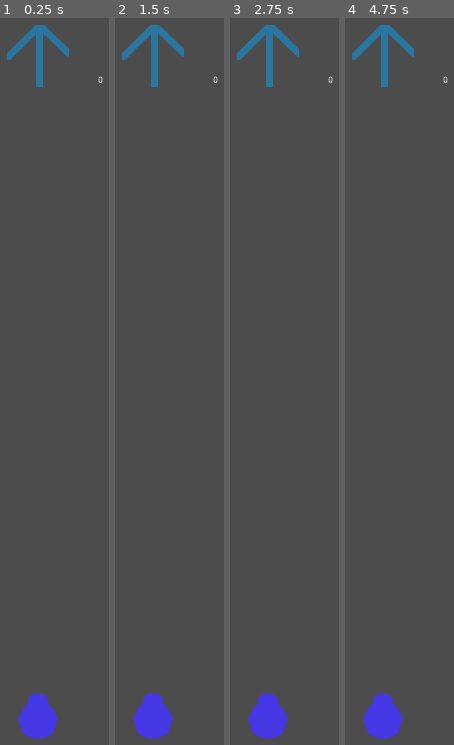
Above: before the commit, frames 1-4 (left to right).
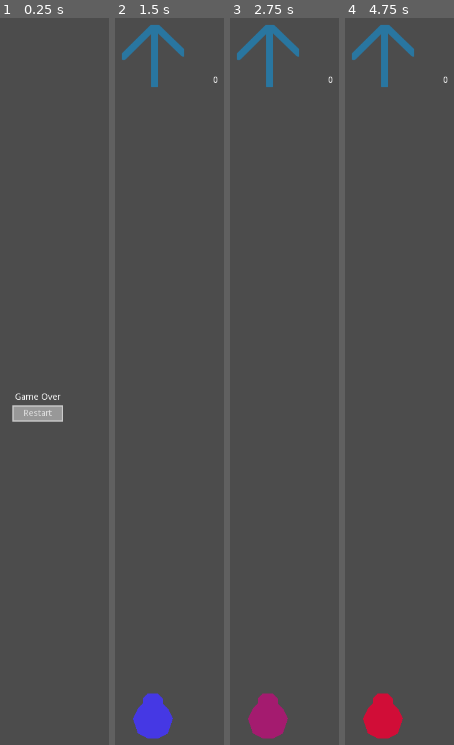
Above: after the commit, the same moments.

Repository: drarbego/payaso-de-equilibrio
Game: Godot game, scene res://GameOverMenu.tscn
Two runs of this game, one before a commit and one after it. Both use one fixed random seed, a clock stepped at 60 frames per second and the inputs below. Before the commit the project starts from res://Env.tscn.
Inputs (mouse positions are in pixels of both pictures, inside the frame that each line leads up to):
- Up to frame 1 (0.25 s): no input
- Up to frame 2 (1.5 s): click (153, 410) at 0.5 s, where only the run after the commit has a clickable "Restart"; tap Enter at 1.25 s
- Up to frame 3 (2.75 s): no input
- Up to frame 4 (4.75 s): no input

The runs differ from the first frame. In frame 1, 4.2% of the frame differs, in the area x 6-95%, y 0-100%; in frame 2, nothing differs; in frame 3, 1.7%; in frame 4, 1.7%.

Commit message:
add boxes, limits and tweaked controls

Diff:
--- a/Characters/Payasito.gd
+++ b/Characters/Payasito.gd
@@ -1,9 +1,12 @@
 extends KinematicBody2D
 
-var speed = 1000
+var speed = 950
 var damage_color = Color(1, 0, 0)
 onready var original_color = $Polygon2D.color
-var color_change_time = 0.5
+var color_change_time = 1.5
+var equilibrium = 100
+
+class_name Player
 
 
 func _physics_process(_delta):
@@ -17,10 +20,14 @@
 
 func _on_Hitbox_body_entered(body):
 	if body is Obstacle:
-		$Tween.interpolate_property($Polygon2D, "color", original_color, damage_color, color_change_time / 2)
-		$Tween.interpolate_callback(self, color_change_time / 2, "change_color")
-		$Tween.start()
+		self.handle_hit(body)
 
-func change_color():
+func handle_hit(obstacle):
+	self.equilibrium -= 10
+	$Tween.interpolate_property($Polygon2D, "color", original_color, damage_color, color_change_time / 2)
+	$Tween.interpolate_callback(self, color_change_time / 2, "transition_to_idle")
+	$Tween.start()
+
+func transition_to_idle():
 	$Tween.interpolate_property($Polygon2D, "color", damage_color, original_color, color_change_time / 2)
 	$Tween.start()
--- a/Env.gd
+++ b/Env.gd
@@ -3,7 +3,7 @@
 var obstacle_class = preload("res://Obstacle.tscn")
 
 var spawn_timer = Timer.new()
-var obstacle_spawn_time = 5
+var obstacle_spawn_time = 0.75
 
 func _ready():
 	randomize()
@@ -32,3 +32,25 @@
 func _on_ObstacleDeleter_body_entered(body):
 	if body is Obstacle:
 		body.queue_free()
+
+func _on_LeftLimitDetector_body_entered(body):
+	if body is Player:
+		$LimitDetectors/LimitTimer.start()
+
+func _on_LeftLimitDetector_body_exited(body):
+	if body is Player:
+		$LimitDetectors/LimitTimer.stop()
+
+func _on_RightLimitDetector_body_entered(body):
+	if body is Player:
+		$LimitDetectors/LimitTimer.start()
+
+func _on_RightLimitDetector_body_exited(body):
+	if body is Player:
+		$LimitDetectors/LimitTimer.stop()
+
+func _on_LimitTimer_timeout():
+	game_over()
+
+func game_over():
+	get_tree().change_scene("res://GameOverMenu.tscn")
--- a/Env.tscn
+++ b/Env.tscn
@@ -7,6 +7,9 @@
 
 [sub_resource type="RectangleShape2D" id=1]
 extents = Vector2( 350, 10 )
+
+[sub_resource type="RectangleShape2D" id=2]
+extents = Vector2( 6, 40 )
 
 [node name="Env" type="Node2D"]
 script = ExtResource( 1 )
@@ -46,8 +49,33 @@
 [node name="ObstacleSpawner" type="Node2D" parent="."]
 
 [node name="Start" type="Position2D" parent="ObstacleSpawner"]
-position = Vector2( 64, 64 )
+position = Vector2( 96, 64 )
 
 [node name="End" type="Position2D" parent="ObstacleSpawner"]
-position = Vector2( 640, 64 )
+position = Vector2( 608, 64 )
+
+[node name="LimitDetectors" type="Node2D" parent="."]
+
+[node name="Left" type="Area2D" parent="LimitDetectors"]
+position = Vector2( 16, 1144 )
+
+[node name="CollisionShape2D" type="CollisionShape2D" parent="LimitDetectors/Left"]
+shape = SubResource( 2 )
+
+[node name="Right" type="Area2D" parent="LimitDetectors"]
+position = Vector2( 704, 1144 )
+
+[node name="CollisionShape2D" type="CollisionShape2D" parent="LimitDetectors/Right"]
+shape = SubResource( 2 )
+
+[node name="LimitTimer" type="Timer" parent="LimitDetectors"]
+wait_time = 0.6
+one_shot = true
 [connection signal="body_entered" from="ObstacleDeleter" to="." method="_on_ObstacleDeleter_body_entered"]
+[connection signal="body_entered" from="LimitDetectors/Left" to="." method="_on_LeftLimitDetector_body_entered"]
+[connection signal="body_exited" from="LimitDetectors/Left" to="." method="_on_Left_body_exited"]
+[connection signal="body_exited" from="LimitDetectors/Left" to="." method="_on_LeftLimitDetector_body_exited"]
+[connection signal="body_entered" from="LimitDetectors/Right" to="." method="_on_RightLimitDetector_body_entered"]
+[connection signal="body_exited" from="LimitDetectors/Right" to="." method="_on_Right_body_exited"]
+[connection signal="body_exited" from="LimitDetectors/Right" to="." method="_on_RightLimitDetector_body_exited"]
+[connection signal="timeout" from="LimitDetectors/LimitTimer" to="." method="_on_LimitTimer_timeout"]
--- /dev/null
+++ b/GameOverMenu.gd
@@ -0,0 +1,4 @@
+extends Control
+
+func _on_Button_pressed():
+    get_tree().change_scene("res://Env.tscn")
--- /dev/null
+++ b/GameOverMenu.tscn
@@ -0,0 +1,62 @@
+[gd_scene load_steps=4 format=2]
+
+[ext_resource path="res://GameOverMenu.gd" type="Script" id=1]
+
+[sub_resource type="StyleBoxFlat" id=1]
+border_width_left = 2
+border_width_top = 2
+border_width_right = 2
+border_width_bottom = 2
+expand_margin_left = 4.0
+expand_margin_right = 4.0
+expand_margin_top = 4.0
+expand_margin_bottom = 4.0
+
+[sub_resource type="Theme" id=2]
+Button/colors/font_color = Color( 0.88, 0.88, 0.88, 1 )
+Button/colors/font_color_disabled = Color( 0.9, 0.9, 0.9, 0.2 )
+Button/colors/font_color_hover = Color( 0.94, 0.94, 0.94, 1 )
+Button/colors/font_color_pressed = Color( 1, 1, 1, 1 )
+Button/constants/hseparation = 2
+Button/fonts/font = null
+Button/styles/disabled = null
+Button/styles/focus = null
+Button/styles/hover = null
+Button/styles/normal = SubResource( 1 )
+Button/styles/pressed = null
+VBoxContainer/constants/separation = 10
+
+[node name="GameOverMenu" type="Control"]
+anchor_right = 1.0
+anchor_bottom = 1.0
+theme = SubResource( 2 )
+script = ExtResource( 1 )
+__meta__ = {
+"_edit_use_anchors_": true
+}
+
+[node name="CenterContainer" type="CenterContainer" parent="."]
+anchor_right = 1.0
+anchor_bottom = 1.0
+__meta__ = {
+"_edit_use_anchors_": true
+}
+
+[node name="VBoxContainer" type="VBoxContainer" parent="CenterContainer"]
+margin_left = 323.0
+margin_top = 619.0
+margin_right = 396.0
+margin_bottom = 661.0
+
+[node name="Label" type="Label" parent="CenterContainer/VBoxContainer"]
+margin_right = 73.0
+margin_bottom = 14.0
+text = "Game Over"
+align = 1
+
+[node name="Button" type="Button" parent="CenterContainer/VBoxContainer"]
+margin_top = 24.0
+margin_right = 73.0
+margin_bottom = 42.0
+text = "Restart"
+[connection signal="pressed" from="CenterContainer/VBoxContainer/Button" to="." method="_on_Button_pressed"]
--- a/Globals.gd
+++ b/Globals.gd
@@ -1,3 +1,3 @@
 extends Node
 
-var MAX_ACC = 9.8
+var MAX_ACC = 6.0
--- a/Obstacle.gd
+++ b/Obstacle.gd
@@ -3,7 +3,7 @@
 class_name Obstacle
 
 var direction = Vector2.DOWN
-var speed = 300
+var speed = 1000
 
 func _physics_process(delta):
 	move_and_slide(direction * speed)
--- a/Obstacle.tscn
+++ b/Obstacle.tscn
@@ -3,7 +3,7 @@
 [ext_resource path="res://Obstacle.gd" type="Script" id=1]
 
 [sub_resource type="RectangleShape2D" id=1]
-extents = Vector2( 20, 20 )
+extents = Vector2( 80, 80 )
 
 [node name="Obstacle" type="KinematicBody2D"]
 collision_layer = 2
--- a/project.godot
+++ b/project.godot
@@ -13,15 +13,21 @@
 "class": "Obstacle",
 "language": "GDScript",
 "path": "res://Obstacle.gd"
+}, {
+"base": "KinematicBody2D",
+"class": "Player",
+"language": "GDScript",
+"path": "res://Characters/Payasito.gd"
 } ]
 _global_script_class_icons={
-"Obstacle": ""
+"Obstacle": "",
+"Player": ""
 }
 
 [application]
 
 config/name="Payasito de Equilibrio"
-run/main_scene="res://Env.tscn"
+run/main_scene="res://GameOverMenu.tscn"
 config/icon="res://icon.png"
 
 [autoload]
Not shown: 1 places in Env.tscn that only renumber resources
